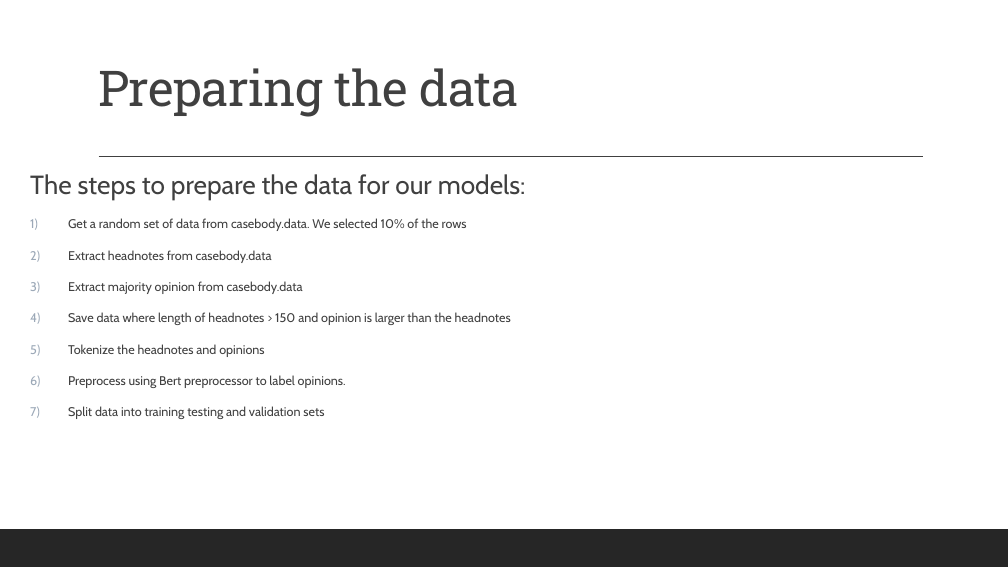
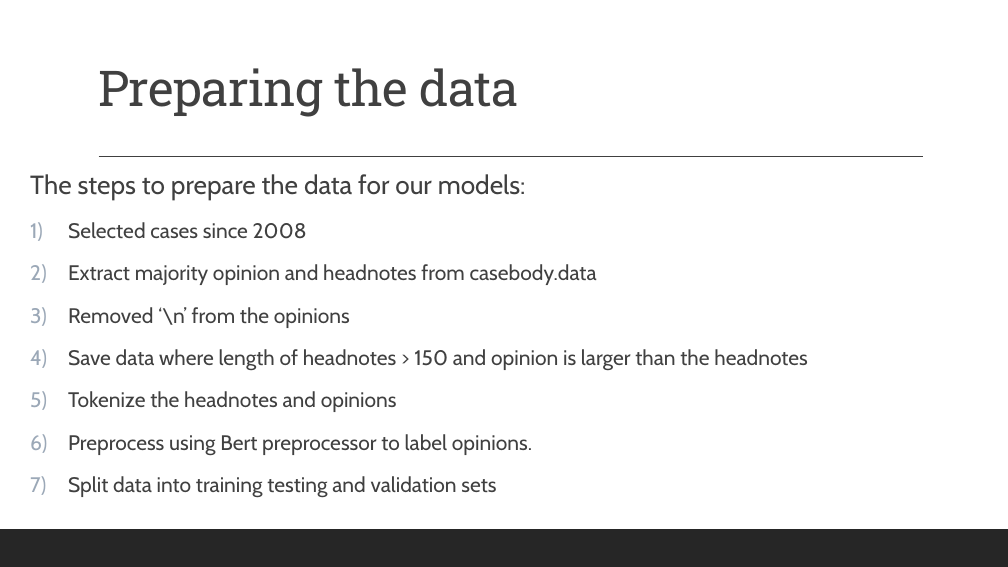
Before and after one commit to gufranpathan/case_law_g45, a slide deck: slide 5 of Group 45 Data Science for Case Law.pptx (slide 10 before the commit). Drawn at 1008x567 pixels with LibreOffice and Linux fonts; fonts in the diff are those of the drawing. Boxes give left, top, right and bottom in pixels: in the first picture for what was removed or moved away, otherwise in the second. Text is boxed around its words. In the diff, an @@ line names an element or a change of style, - is before the commit and + after.

```diff
--- a/Group 45 Data Science for Case Law.pptx
+++ b/Group 45 Data Science for Case Law.pptx
@@ text at <box>68,222,597,328</box>: text changed; size 12 to 20 pt @@
-1) Get a random set of data from casebody.data. We selected 10% of the rows
-2) Extract headnotes from casebody.data
-3) Extract majority opinion from casebody.data
+1) Selected cases since 2008
+2) Extract majority opinion and headnotes from casebody.data
+3) Removed ‘\n’ from the opinions
@@ text at <box>68,349,808,498</box>: size 12 to 20 pt in "Save data where length of headnotes > ...", "Tokenize the headnotes and opinions", "Preprocess using Bert preprocessor to label opinions.", "Split data into training testing and validation ..." @@
```
Also in this commit, not shown: 2 other slides changed.
